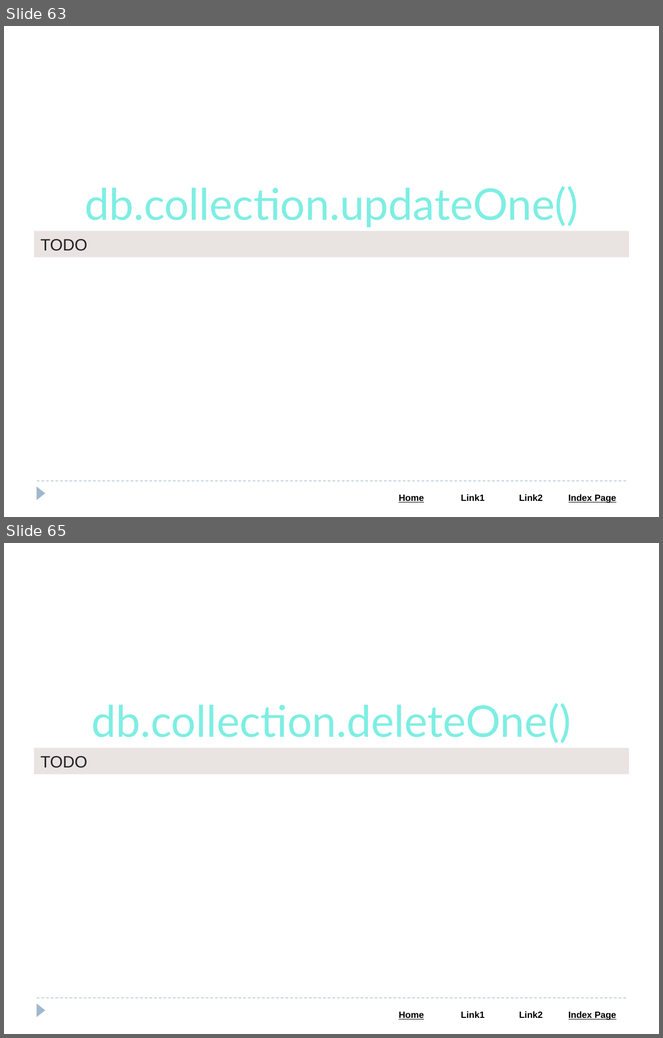
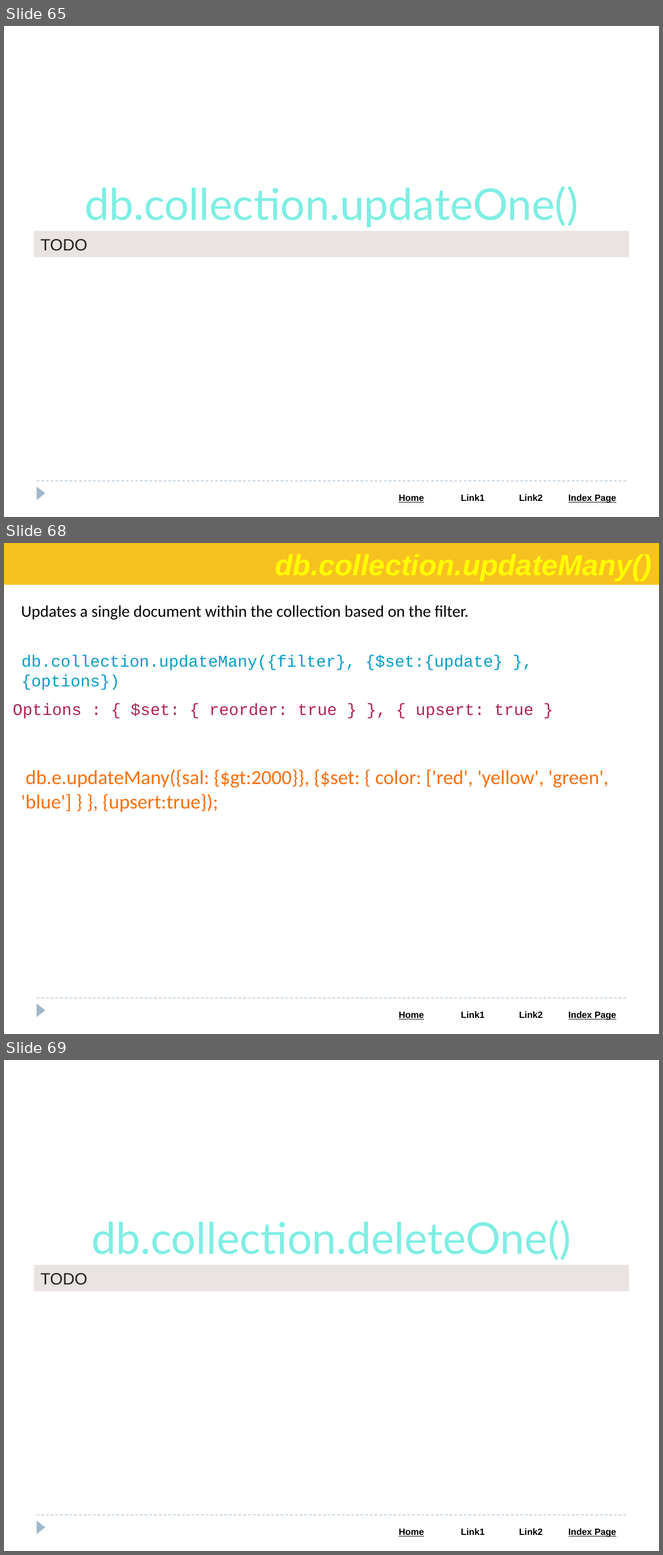
Before and after one commit to Saleel-Bagde/PPT-s, a slide deck: MongoDB PPT.pptx. Shown one above the other, each under a label of ours: slides 63 and 65 before the commit, slides 65, 68 and 69 after it; the slides between them are not shown. The pictures are 663x1038 and 663x1555 pixels, drawn with LibreOffice and Linux fonts; fonts in the diff are those of the drawing. Boxes give left, top, right and bottom in pixels: in the first picture for what was removed or moved away, otherwise in the second. Text is boxed around its words. In the diff, an @@ line names an element or a change of style, - is before the commit and + after.

```diff
--- a/MongoDB PPT.pptx
+++ b/MongoDB PPT.pptx
@@ slide 68 added at <box>4,543,659,1034</box>, background #FFFFFF; not listed: 3 template elements that a slide beside it also shows @@
@@ rectangle added at <box>4,543,659,585</box>, fill #F7C120 @@
@@ text added at <box>21,605,468,620</box>, 18 pt, text #000000 @@
+Updates a single document within the collection based on the filter.
@@ text added at <box>22,655,503,690</box>, 18 pt, text #049DC8 @@
+db.collection.updateMany({filter}, {$set:{update} }, {options})
@@ text added at <box>13,703,534,719</box>, 18 pt, text #B22251 @@
+Options : { $set: { reorder: true } }, { upsert: true }
@@ text added at <box>21,770,609,812</box>, 22 pt, text #FC6F0D @@
+db.e.updateMany({sal: {$gt:2000}}, {$set: { color: ['red', 'yellow', 'green', 'blue'] } }, {upsert:true});
@@ what was slide 63 is now slide 65 @@
@@ what was slide 65 is now slide 69 @@
```
Also in this commit, not shown: 1 slide changed, 3 other slides added.
